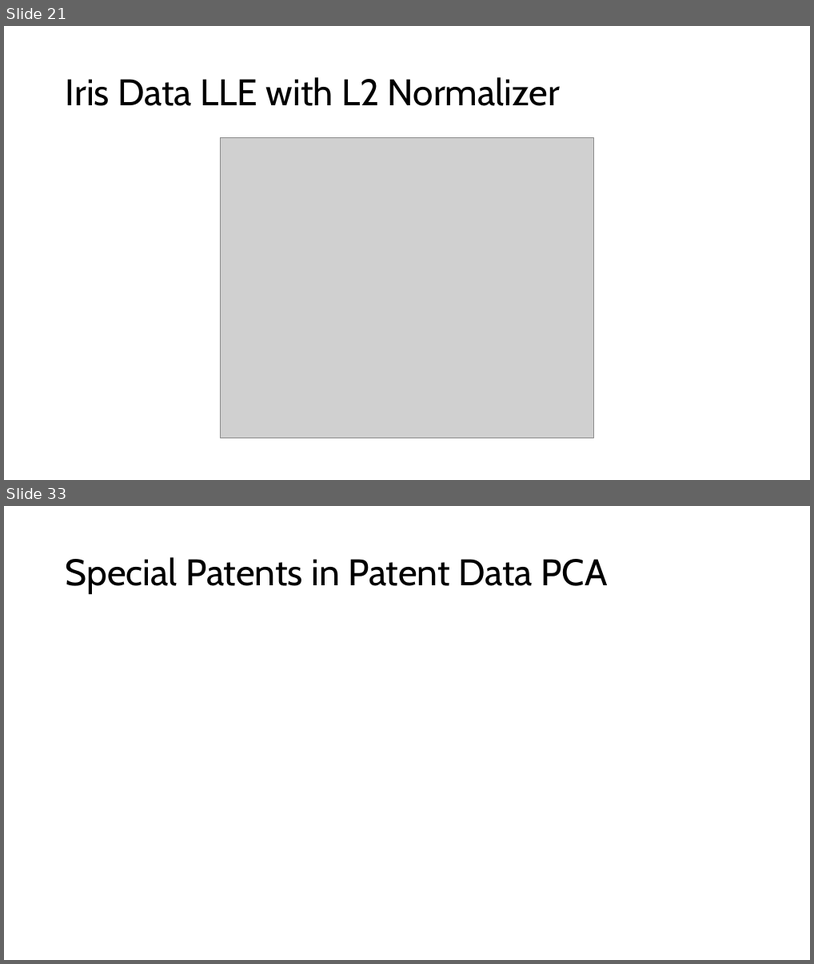
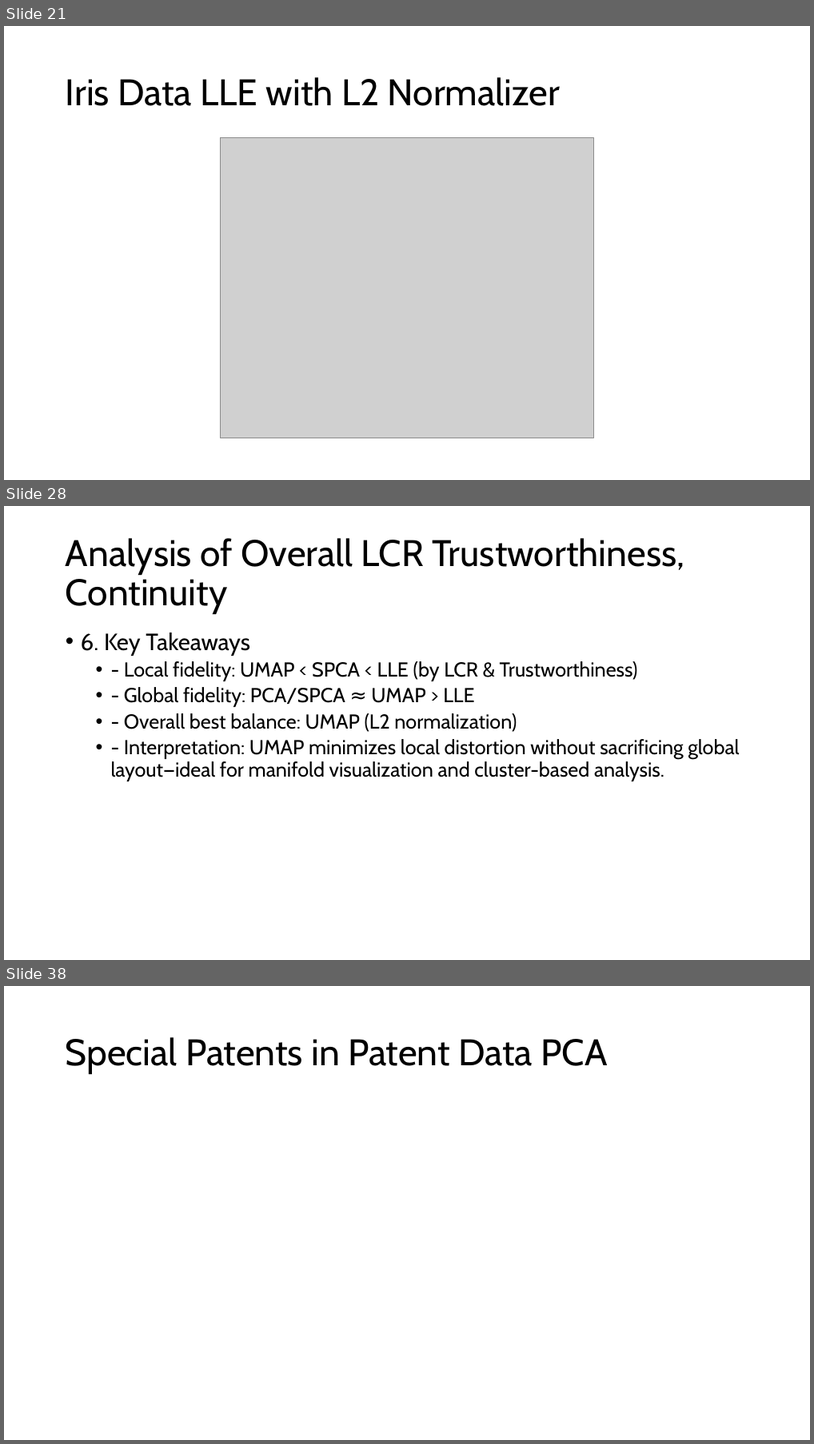
Before and after one commit to Brennan-Chan/Big-Data-Project-1, a slide deck: Deliverables/Big Data Project 1.pptx. Shown one above the other, each under a label of ours: slides 21 and 33 before the commit, slides 21, 28 and 38 after it; the slides between them are not shown. The pictures are 814x964 and 814x1444 pixels, drawn with LibreOffice and Linux fonts; fonts in the diff are those of the drawing; grey boxes stand for pictures. Boxes give left, top, right and bottom in pixels: in the first picture for what was removed or moved away, otherwise in the second. Text is boxed around its words. In the diff, an @@ line names an element or a change of style, - is before the commit and + after.

```diff
--- a/Deliverables/Big Data Project 1.pptx
+++ b/Deliverables/Big Data Project 1.pptx
@@ slide 28 added at <box>4,506,810,960</box>, background #FFFFFF @@
@@ title added at <box>66,538,685,614</box>, 44 pt, text #000000 @@
+Analysis of Overall LCR Trustworthiness, Continuity
@@ text added at <box>81,632,739,781</box>, 24 pt, text #000000 @@
+• 6. Key Takeaways
+  • - Local fidelity: UMAP < SPCA < LLE (by LCR & Trustworthiness)
+  • - Global fidelity: PCA/SPCA ≈ UMAP > LLE
+  • - Overall best balance: UMAP (L2 normalization)
+  • - Interpretation: UMAP minimizes local distortion without sacrificing global layout—ideal for manifold visualization and cluster-based analysis.
@@ what was slide 33 is now slide 38 @@
```
Also in this commit, not shown: 2 slides changed, 14 other slides added, 10 slides removed, 3 other files.
